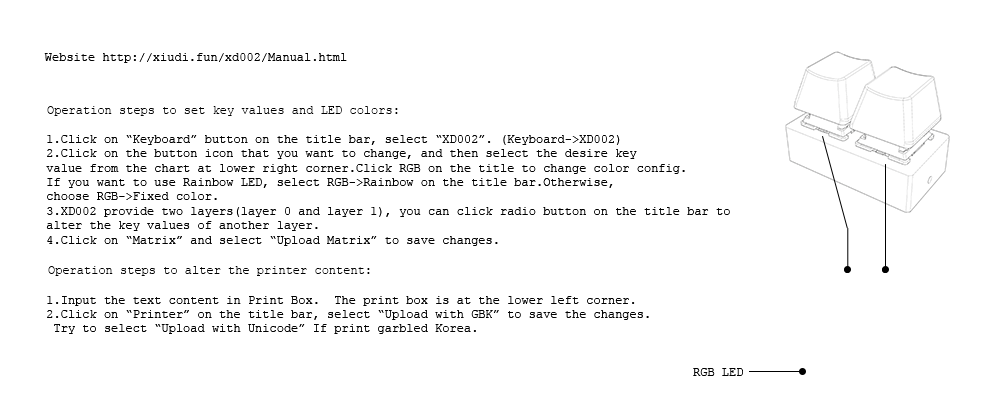
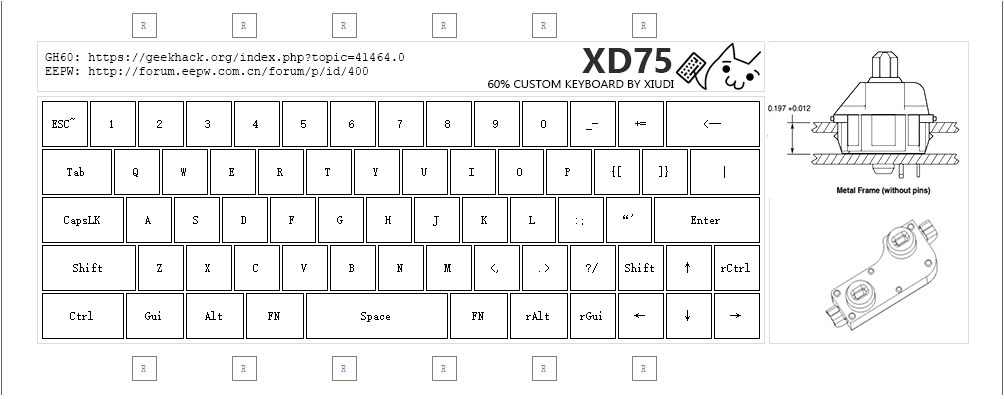
Revision of a layered 1004×399 image; what changed, layer by layer:
added layer "QQ截图20180925233212" (linear burn) above "QQ截图20180925234518" over (793, 185, 969, 344)
added layer "QQ截图20180925234518" above "QQ截图20180925234506" over (767, 43, 960, 198)
showed "6x4.5" over (674, 41, 761, 90)
renamed "XD60 60% CUSTOM KEYBOARD BY XIUDI" to "XD75 60% CUSTOM KEYBOARD BY XIUDI", showed it, painted on it over (488, 48, 674, 88)
showed "GH60: https://geekhack.org/index.php?topic=41464.0 EEPW: http:/" over (45, 53, 404, 77)
hid "Operation steps to alter the printer content:" over (48, 266, 370, 276)
hid "Operation steps to set key values and LED colors:" over (47, 106, 398, 116)
hid "图层 1" over (37, 103, 443, 285)
hid "xd002" over (44, 15, 969, 376)
showed "QQ截图20180323220739" over (1, 1, 1003, 395)
